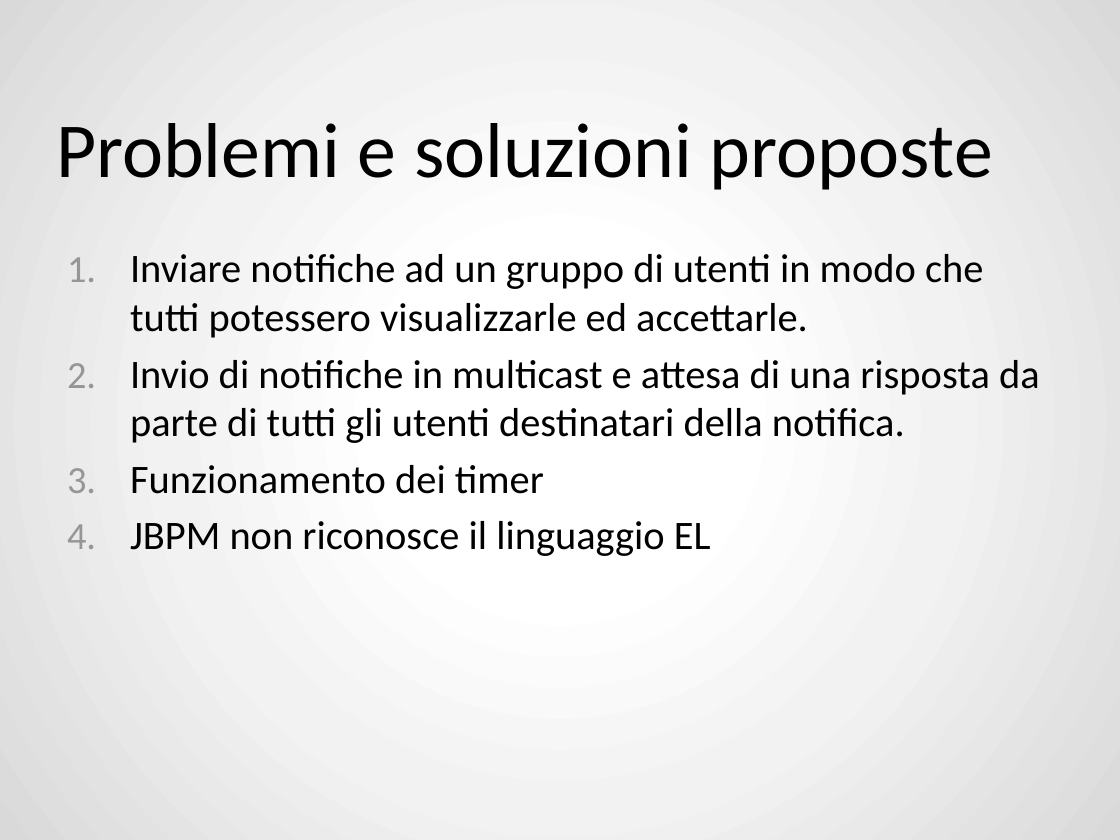
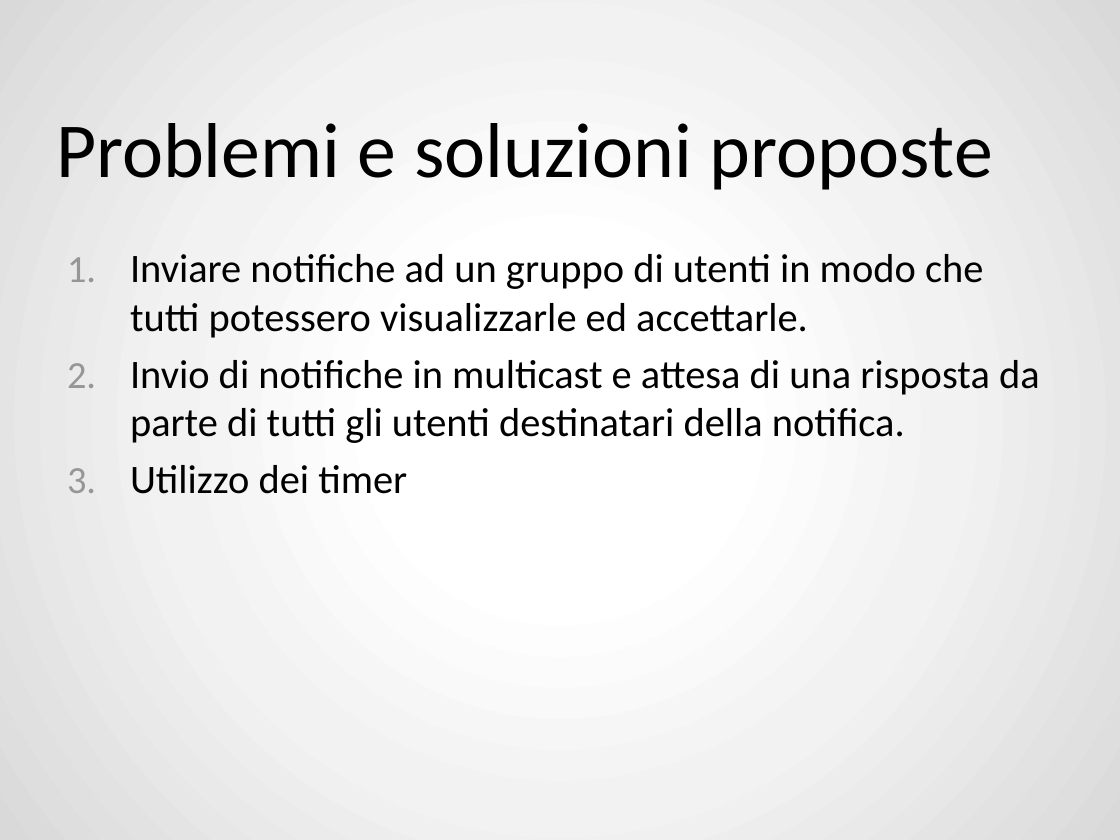
Before and after one commit to ZhangUranus/amicidelgas, a slide deck: slide 56 of SeamAmiciDelGas/risorse_gassose/presentazione_demo/SeamAmiciDelGas - finale.pptx (slide 46 before the commit). Drawn at 1120x840 pixels with LibreOffice and Linux fonts; fonts in the diff are those of the drawing; background and template pictures are left out. Boxes give left, top, right and bottom in pixels: in the first picture for what was removed or moved away, otherwise in the second. Text is boxed around its words. In the diff, an @@ line names an element or a change of style, - is before the commit and + after.

```diff
--- a/SeamAmiciDelGas/risorse_gassose/presentazione_demo/SeamAmiciDelGas - finale.pptx
+++ b/SeamAmiciDelGas/risorse_gassose/presentazione_demo/SeamAmiciDelGas - finale.pptx
@@ text at <box>130,465,407,494</box>: text changed @@
-3. Funzionamento dei timer
-4. JBPM non riconosce il linguaggio EL
+3. Utilizzo dei timer
```
Also in this commit, not shown: 25 other slides changed, 12 slides added, 4 slides removed.
